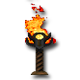
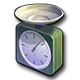
Before/after of a 80 × 80 layered artwork. What changed in the layer stack:
added layer "1000" (1st of 2) above "1000" over bbox(14, 3, 65, 77)
hid "Слой 10" over bbox(25, 3, 56, 75)
